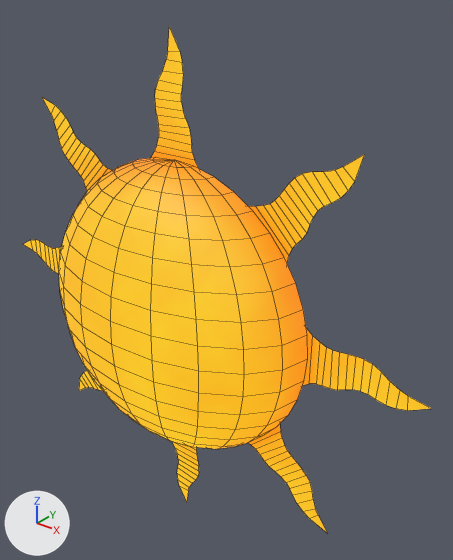
A saved change to the FBX model Assets/Art/models/sun.fbx.
One viewpoint serves both versions: a camera (50 mm lens) standing at (12.76, -13.45, 9.95) and looking at (1.56, 0.54, 1.28). The lights are fixed; the arrows at lower left show +X, +Y and +Z. Mesh edges are drawn as thin lines. Where no turn or scale is listed for an object, it has been applied to the vertices.

In view in the first picture: 'sun'.
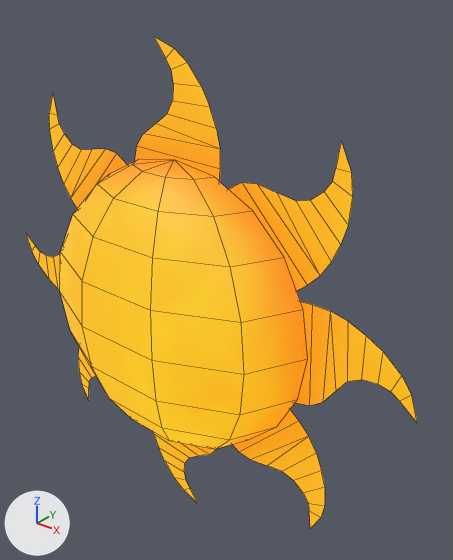
Commit message: Made sun rays chunkier

The edits, one by one:
me_mesh is used by ob_sun; location (0.0, 0.0, 0.0).
me_mesh had 443 vertices, 312 faces and spanned x -8.7..8.7, y -3.0..0.0, z -8.7..8.7.
me_mesh now has 200 vertices, 122 faces and spans x -8.4..8.4, y -2.9..0.0, z -8.4..8.4.
me_mesh part 1: the loose piece of 29 vertices spanning x 2.6..6.2, y 0.0, z -6.2..-2.6 is rebuilt with 18 vertices and now spans x 2.0..6.0, y 0.0, z -6.4..-2.0.
me_mesh part 2: the loose piece of 29 vertices spanning x -6.2..-2.6, y 0.0, z -6.2..-2.6 is rebuilt with 18 vertices and now spans x -6.0..-2.0, y 0.0, z -6.4..-2.0.
me_mesh part 3: the loose piece of 29 vertices spanning x -6.2..-2.6, y 0.0, z 2.6..6.2 is rebuilt with 18 vertices and now spans x -6.0..-2.0, y 0.0, z 2.0..6.4.
me_mesh part 4: the loose piece of 29 vertices spanning x -1.1..1.1, y 0.0, z -8.7..-4.7 is rebuilt with 18 vertices and now spans x -1.8..1.7, y 0.0, z -8.4..-4.6.
me_mesh part 5: the loose piece of 29 vertices spanning x -1.1..1.1, y 0.0, z 4.7..8.7 is rebuilt with 18 vertices and now spans x -1.7..1.8, y 0.0, z 4.6..8.4.
me_mesh part 6: the loose piece of 29 vertices spanning x 2.6..6.2, y 0.0, z 2.6..6.2 is rebuilt with 18 vertices and now spans x 2.0..6.0, y 0.0, z 2.0..6.4.
Part 7, on me_mesh:
187 vertices are removed from x -6.7..6.7, y -3.0..0.0, z -4.9..4.9.
218 faces are deleted.
26 vertices move from x -8.7..8.7, y 0.0, z -0.6..0.6 to x -8.4..8.4, y 0.0, z -1.6..1.6.
10 vertices are added at x -5.6..5.6, y 0.0, z -1.8..1.8.
58 new faces join them.
me_mesh part 8: 10 kept faces spanning x -8.4..8.4, y 0.0, z -1.6..1.6 get new texture (UV) coordinates.

What differs and where, as boxes (x1, y1, x2, y2) in the pictures (453 x 560 px):
'sun', reshaped
    before: (23, 26, 432, 532)
    after: (25, 37, 417, 528)
part 1 of me_mesh, rebuilt (18% wider, 9% taller)
    before: (248, 424, 327, 532)
    after: (232, 410, 325, 528)
part 2 of me_mesh, rebuilt
    before: (79, 370, 103, 391)
    after: (78, 347, 96, 400)
part 3 of me_mesh, rebuilt (11% wider, 21% taller)
    before: (42, 97, 112, 191)
    after: (49, 95, 127, 209)
part 4 of me_mesh, rebuilt
    before: (172, 441, 199, 502)
    after: (153, 431, 217, 503)
part 5 of me_mesh, rebuilt
    before: (151, 26, 199, 169)
    after: (135, 37, 220, 182)
part 6 of me_mesh, rebuilt (8% wider, 37% taller)
    before: (249, 154, 365, 262)
    after: (228, 142, 353, 290)
part 7 of me_mesh, cut back
    before: (49, 157, 372, 449)
    after: (59, 159, 348, 449)
part 8 of me_mesh, surface changed (yellow to orange)
    before: (23, 240, 432, 410)
    after: (25, 232, 417, 422)
